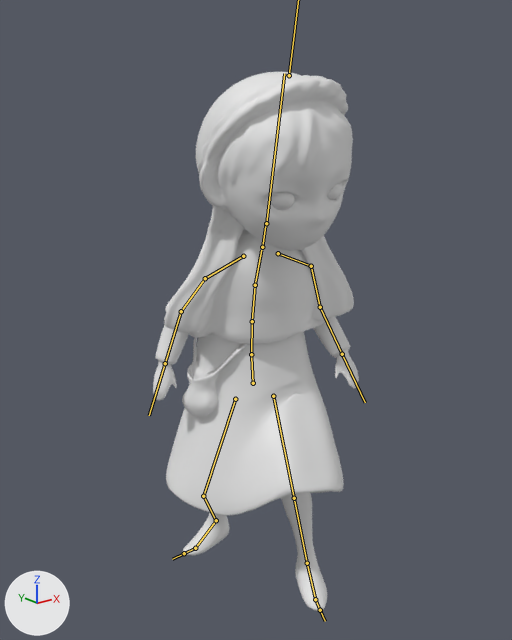
The FBX model Assets/Characters/Models/SK_Tyra_Idle.fbx, before and after one commit.
Rendered twice from a 50 mm lens placed at (-0.899, -1.117, 1.053), pointed at (-0.02, -0.018, 0.613). Every picture has the same lights, and +X, +Y and +Z are marked at lower left. Both versions are drawn at frame 361 of the action 'mixamo.com'; the numbers are the values there. The bones that bend it are drawn over the model as lines.

The first picture shows 'tyra'.
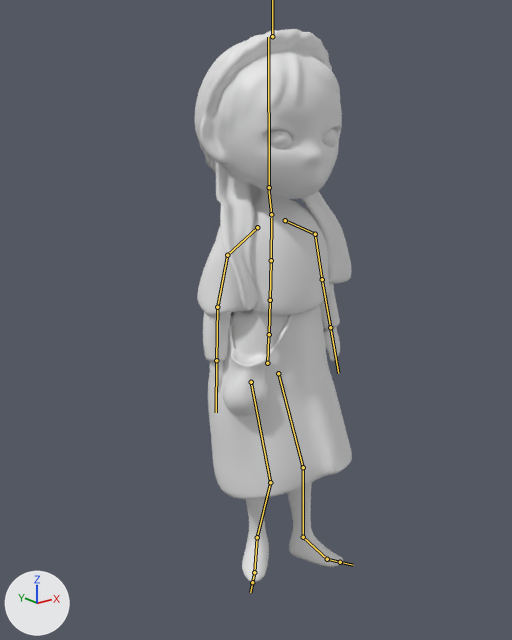
Where the change shows, as pixel boxes (x1, y1, x2, y2) in the pictures (512 x 640 px):
'tyra', posed (24% narrower): before (153, 72, 359, 611); after (195, 29, 352, 582)
bone 'mixamorig:Hips', root to tip: before (253, 383) to (251, 357); after (267, 363) to (268, 337)
bone 'mixamorig:Spine', root to tip: before (251, 354) to (252, 321); after (269, 334) to (270, 300)
bone 'mixamorig:Spine1', root to tip: before (252, 321) to (255, 285); after (270, 300) to (271, 260)
bone 'mixamorig:Spine2', root to tip: before (255, 285) to (261, 250); after (271, 260) to (271, 218)
bone 'mixamorig:Neck', root to tip: before (262, 247) to (266, 222); after (271, 214) to (268, 187)
bone 'mixamorig:Head', root to tip: before (266, 223) to (284, 73); after (269, 187) to (268, 37)
bone 'mixamorig:LeftShoulder', root to tip: before (278, 253) to (311, 266); after (285, 220) to (315, 234)
bone 'mixamorig:LeftArm', root to tip: before (311, 266) to (320, 307); after (315, 234) to (322, 279)
bone 'mixamorig:LeftForeArm', root to tip: before (320, 307) to (342, 354); after (322, 279) to (330, 327)
bone 'mixamorig:RightShoulder', root to tip: before (243, 256) to (205, 278); after (257, 227) to (227, 255)
bone 'mixamorig:RightArm', root to tip: before (205, 278) to (181, 311); after (227, 255) to (217, 307)
bone 'mixamorig:RightForeArm', root to tip: before (181, 311) to (165, 363); after (217, 307) to (216, 360)
bone 'mixamorig:LeftUpLeg', root to tip: before (273, 396) to (294, 498); after (278, 373) to (303, 467)
bone 'mixamorig:LeftLeg', root to tip: before (294, 498) to (307, 563); after (303, 467) to (303, 537)
bone 'mixamorig:LeftFoot', root to tip: before (307, 563) to (315, 599); after (303, 537) to (327, 559)
bone 'mixamorig:RightUpLeg', root to tip: before (235, 399) to (203, 496); after (251, 382) to (270, 482)
bone 'mixamorig:RightLeg', root to tip: before (203, 496) to (216, 520); after (270, 482) to (257, 537)
bone 'mixamorig:RightFoot', root to tip: before (216, 520) to (195, 548); after (257, 537) to (254, 572)

Edits to the bpy script that builds the scene:
```text
Change bone_mixamorig_hips:
    where bone_mixamorig_hips = bpy.data.objects['Armature'].pose.bones['mixamorig:Hips']
    bone_mixamorig_hips.location: (-0.9, -4.9, -0.4) -> (2.1, -0.5, 0.9)
    bone_mixamorig_hips.rotation_quaternion: (0.926, -0.041, -0.374, 0.016) -> (0.999, -0.005, -0.041, -0.02)  # degrees (-7, -44, 5) -> degrees (-1, -5, -2)
Change bone_mixamorig_spine:
    where bone_mixamorig_spine = bpy.data.objects['Armature'].pose.bones['mixamorig:Spine']  # child of 'mixamorig:Hips'
    bone_mixamorig_spine.rotation_quaternion: (0.997, 0.047, 0.044, -0.038) -> (1.0, 0.01, 0.006, 0.01)  # degrees (5, 5, -4) -> degrees (1, 1, 1)
Change bone_mixamorig_spine1:
    where bone_mixamorig_spine1 = bpy.data.objects['Armature'].pose.bones['mixamorig:Spine1']  # child of 'mixamorig:Spine'
    bone_mixamorig_spine1.rotation_quaternion: (0.992, 0.101, 0.079, -0.02) -> (0.999, 0.021, 0.013, 0.026)  # degrees (11, 9, -1) -> degrees (2, 1, 3)
Change bone_mixamorig_spine2:
    where bone_mixamorig_spine2 = bpy.data.objects['Armature'].pose.bones['mixamorig:Spine2']  # child of 'mixamorig:Spine1'
    bone_mixamorig_spine2.rotation_quaternion: (0.992, 0.101, 0.079, -0.02) -> (0.999, 0.021, 0.013, 0.026)  # degrees (11, 9, -1) -> degrees (2, 1, 3)
Change bone_mixamorig_neck:
    where bone_mixamorig_neck = bpy.data.objects['Armature'].pose.bones['mixamorig:Neck']  # child of 'mixamorig:Spine2'
    bone_mixamorig_neck.rotation_quaternion: (0.999, -0.036, -0.01, 0.001) -> (0.996, -0.09, 0.002, -0.003)  # degrees (-4, -1, 0) -> degrees (-10, 0, 0)
Change bone_mixamorig_head:
    where bone_mixamorig_head = bpy.data.objects['Armature'].pose.bones['mixamorig:Head']  # child of 'mixamorig:Neck'
    bone_mixamorig_head.rotation_quaternion: (0.983, -0.051, 0.177, -0.014) -> (0.998, 0.037, 0.006, -0.04)  # degrees (-6, 20, -3) -> degrees (4, 1, -5)
Change bone_mixamorig_leftshoulder:
    where bone_mixamorig_leftshoulder = bpy.data.objects['Armature'].pose.bones['mixamorig:LeftShoulder']  # child of 'mixamorig:Spine2'
    bone_mixamorig_leftshoulder.rotation_quaternion: (0.999, -0.043, 0.013, 0.001) -> (0.998, -0.011, 0.031, 0.046)  # degrees (-5, 2, 0) -> degrees (-1, 4, 5)
Change bone_mixamorig_leftarm:
    where bone_mixamorig_leftarm = bpy.data.objects['Armature'].pose.bones['mixamorig:LeftArm']  # child of 'mixamorig:LeftShoulder'
    bone_mixamorig_leftarm.rotation_quaternion: (0.991, 0.029, -0.076, 0.106) -> (0.976, 0.07, 0.201, 0.055)  # degrees (2, -9, 12) -> degrees (10, 23, 8)
Change bone_mixamorig_leftforearm:
    where bone_mixamorig_leftforearm = bpy.data.objects['Armature'].pose.bones['mixamorig:LeftForeArm']  # child of 'mixamorig:LeftArm'
    bone_mixamorig_leftforearm.rotation_quaternion: (0.902, 0.129, -0.006, 0.411) -> (0.985, 0.153, -0.017, 0.073)  # degrees (13, -7, 48) -> degrees (17, -3, 8)
Change bone_mixamorig_rightshoulder:
    where bone_mixamorig_rightshoulder = bpy.data.objects['Armature'].pose.bones['mixamorig:RightShoulder']  # child of 'mixamorig:Spine2'
    bone_mixamorig_rightshoulder.rotation_quaternion: (0.996, -0.028, -0.051, -0.065) -> (0.999, -0.035, -0.021, -0.022)  # degrees (-3, -6, -7) -> degrees (-4, -3, -2)
Change bone_mixamorig_rightarm:
    where bone_mixamorig_rightarm = bpy.data.objects['Armature'].pose.bones['mixamorig:RightArm']  # child of 'mixamorig:RightShoulder'
    bone_mixamorig_rightarm.rotation_quaternion: (0.983, 0.019, 0.172, 0.068) -> (0.961, 0.055, -0.264, -0.051)  # degrees (4, 20, 9) -> degrees (9, -30, -8)
Change bone_mixamorig_rightforearm:
    where bone_mixamorig_rightforearm = bpy.data.objects['Armature'].pose.bones['mixamorig:RightForeArm']  # child of 'mixamorig:RightArm'
    bone_mixamorig_rightforearm.rotation_quaternion: (0.934, 0.152, 0.083, -0.312) -> (0.988, 0.148, 0.022, -0.039)  # degrees (14, 14, -35) -> degrees (17, 3, -4)
Change bone_mixamorig_leftupleg:
    where bone_mixamorig_leftupleg = bpy.data.objects['Armature'].pose.bones['mixamorig:LeftUpLeg']  # child of 'mixamorig:Hips'
    bone_mixamorig_leftupleg.rotation_quaternion: (0.966, 0.242, -0.091, 0.022) -> (0.991, 0.132, -0.031, 0.005)  # degrees (28, -11, 0) -> degrees (15, -4, 0)
Change bone_mixamorig_leftleg:
    where bone_mixamorig_leftleg = bpy.data.objects['Armature'].pose.bones['mixamorig:LeftLeg']  # child of 'mixamorig:LeftUpLeg'
    bone_mixamorig_leftleg.rotation_quaternion: (0.934, -0.338, 0.116, -0.027) -> (0.991, -0.134, 0.001, -0.004)  # degrees (-41, 11, -8) -> degrees (-15, 0, 0)
Change bone_mixamorig_leftfoot:
    where bone_mixamorig_leftfoot = bpy.data.objects['Armature'].pose.bones['mixamorig:LeftFoot']  # child of 'mixamorig:LeftLeg'
    bone_mixamorig_leftfoot.rotation_quaternion: (0.997, 0.069, -0.022, -0.007) -> (0.986, -0.033, -0.076, 0.142)  # degrees (8, -2, -1) -> degrees (-5, -8, 17)
Change bone_mixamorig_rightupleg:
    where bone_mixamorig_rightupleg = bpy.data.objects['Armature'].pose.bones['mixamorig:RightUpLeg']  # child of 'mixamorig:Hips'
    bone_mixamorig_rightupleg.rotation_quaternion: (0.989, 0.007, 0.091, -0.119) -> (0.991, 0.008, 0.084, 0.1)  # degrees (0, 10, -14) -> degrees (2, 9, 12)
Change bone_mixamorig_rightleg:
    where bone_mixamorig_rightleg = bpy.data.objects['Armature'].pose.bones['mixamorig:RightLeg']  # child of 'mixamorig:RightUpLeg'
    bone_mixamorig_rightleg.rotation_quaternion: (0.968, -0.237, 0.081, 0.012) -> (0.999, -0.049, -0.002, 0.004)  # degrees (-28, 9, -1) -> degrees (-6, 0, 1)
Change bone_mixamorig_rightfoot:
    where bone_mixamorig_rightfoot = bpy.data.objects['Armature'].pose.bones['mixamorig:RightFoot']  # child of 'mixamorig:RightLeg'
    bone_mixamorig_rightfoot.rotation_quaternion: (0.983, 0.133, 0.109, 0.059) -> (0.989, 0.028, 0.01, -0.145)  # degrees (16, 11, 9) -> degrees (3, 2, -17)
```
